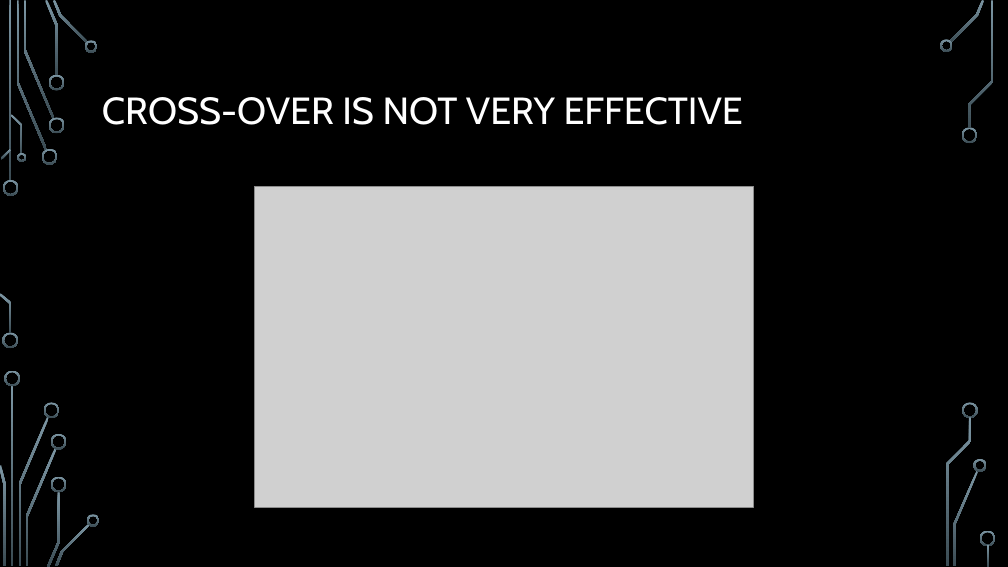
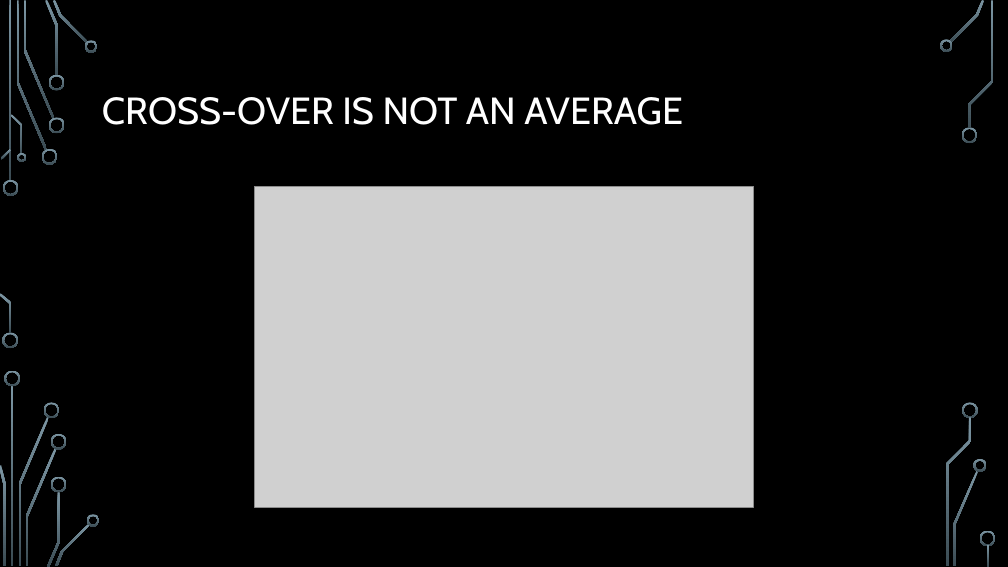
Before and after one commit to acbart/attribute-learning-system, a slide deck: slide 10 of presentation/Attribute Learning System Presentation.pptx. Drawn at 1008x567 pixels with LibreOffice and Linux fonts; fonts in the diff are those of the drawing; grey boxes stand for pictures; background and template pictures are left out. Boxes give left, top, right and bottom in pixels: in the first picture for what was removed or moved away, otherwise in the second. Text is boxed around its words. In the diff, an @@ line names an element or a change of style, - is before the commit and + after.

```diff
--- a/presentation/Attribute Learning System Presentation.pptx
+++ b/presentation/Attribute Learning System Presentation.pptx
@@ title at (x1=102, y1=97, x2=683, y2=125): text changed @@
-CROSS-OVER IS NOT VERY EFFECTIVE
+CROSS-OVER IS NOT AN AVERAGE
```
Also in this commit, not shown: 1 other slide changed, 2 slides added, 1 slide removed.
